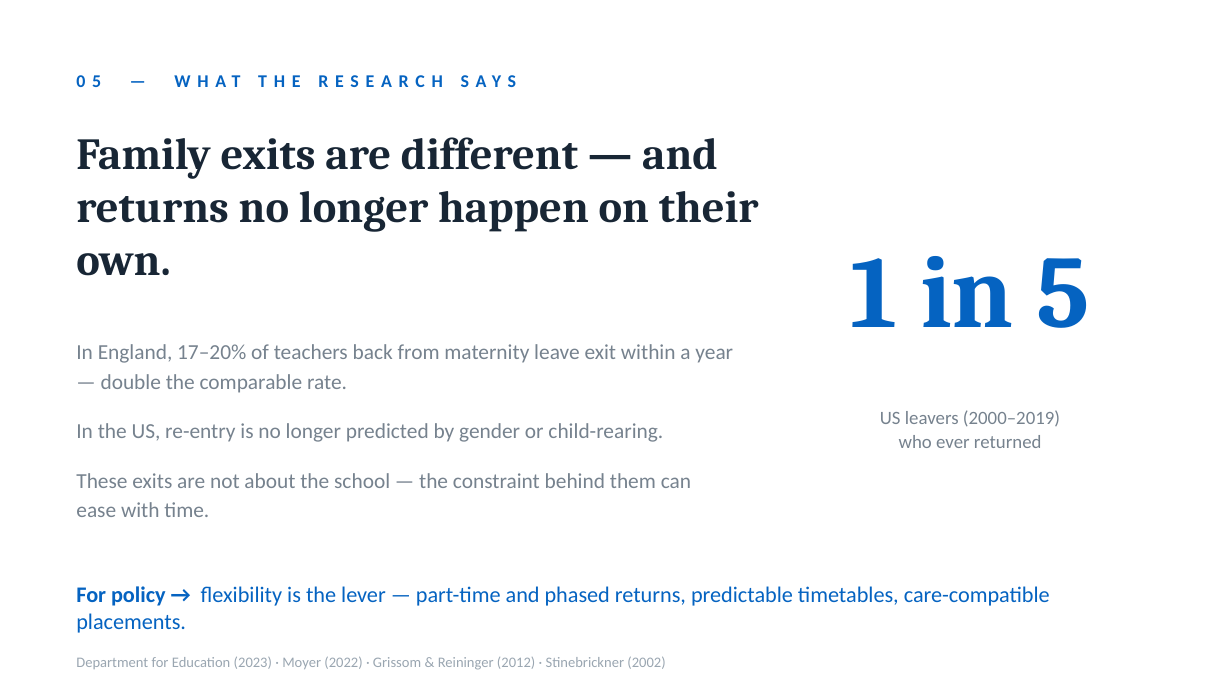
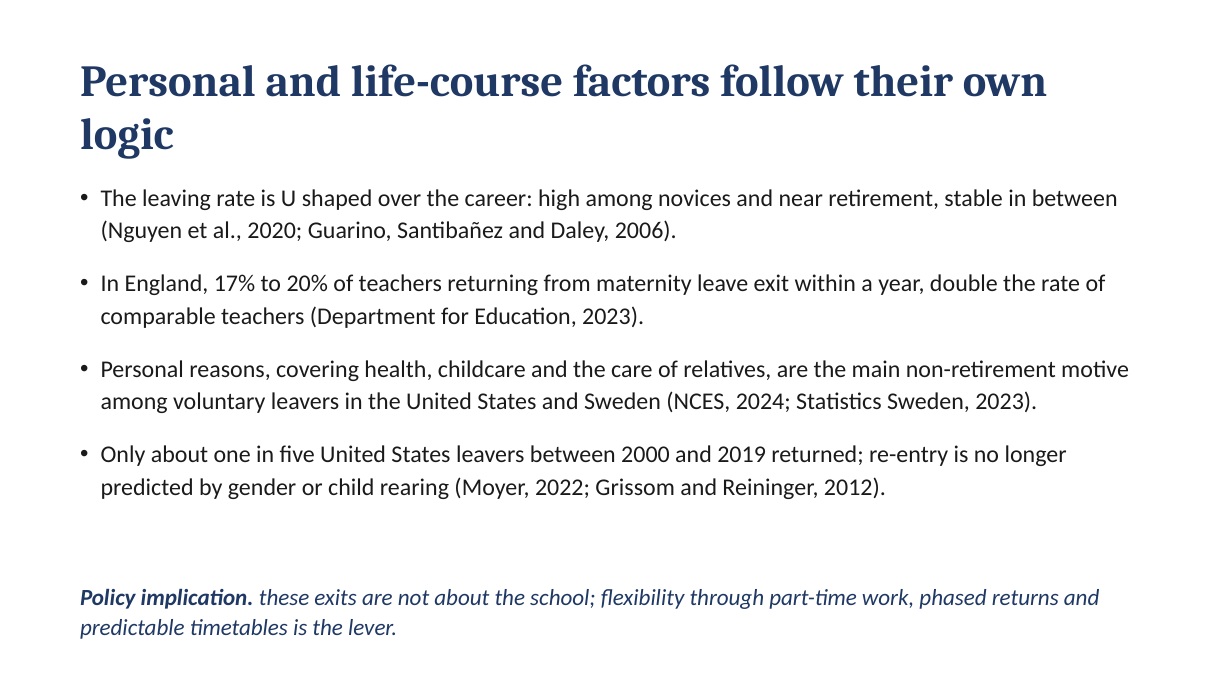
Before and after one commit to jedr1-ship-it/Former-Teachers, a slide deck: slide 6 of Former_Teachers_key_messages.pptx. Drawn at 1232x693 pixels with LibreOffice and Linux fonts; fonts in the diff are those of the drawing. Boxes give left, top, right and bottom in pixels: in the first picture for what was removed or moved away, otherwise in the second. Text is boxed around its words. In the diff, an @@ line names an element or a change of style, - is before the commit and + after.

```diff
--- a/Former_Teachers_key_messages.pptx
+++ b/Former_Teachers_key_messages.pptx
@@ text "Personal and life-course factors follow ..." at (80,64,1047,159): vertical alignment middle to top @@
@@ text at (80,64,1047,159): text changed; size 10.5 to 26 pt; font Calibri to Cambria; text colour #0563C1 to #1F3864 @@
-05 — WHAT THE RESEARCH SAYS
+Personal and life-course factors follow their own logic
@@ text at (101,189,1129,499): text changed; size 26 to 14 pt; font Cambria to Calibri; text colour #182635 to #1A1A1A; bold off @@
-Family exits are different — and returns no longer happen on their own.
+• The leaving rate is U shaped over the career: high among novices and near retirement, stable in between (Nguyen et al., 2020; Guarino, Santibañez and Daley, 2006).
+• In England, 17% to 20% of teachers returning from maternity leave exit within a year, double the rate of comparable teachers (Department for Education, 2023).
+• Personal reasons, covering health, childcare and the care of relatives, are the main non-retirement motive among voluntary leavers in the United States and Sweden (NCES, 2024; Statistics Sweden, 2023).
+• Only about one in five United States leavers between 2000 and 2019 returned; re-entry is no longer predicted by gender or child rearing (Moyer, 2022; Grissom and Reininger, 2012).
@@ text removed at (851,256,1089,328) @@
-1 in 5
@@ text removed at (880,410,1060,448) @@
-US leavers (2000–2019)
-who ever returned
@@ text removed at (76,586,1050,633) @@
-For policy → flexibility is the lever — part-time and phased returns, predictable timetables, care-compatible placements.
@@ text at (80,588,1100,639): text changed; size 12.5 to 13.5 pt; text colour #76828E to #1F3864; italic on @@
-In England, 17–20% of teachers back from maternity leave exit within a year — double the comparable rate.
-In the US, re-entry is no longer predicted by gender or child-rearing.
-These exits are not about the school — the constraint behind them can ease with time.
+Policy implication. these exits are not about the school; flexibility through part-time work, phased returns and predictable timetables is the lever.
@@ text removed at (76,656,665,670) @@
-Department for Education (2023) · Moyer (2022) · Grissom & Reininger (2012) · Stinebrickner (2002)
```
Also in this commit, not shown: 4 other slides changed, 2 slides added, 2 slides removed.
